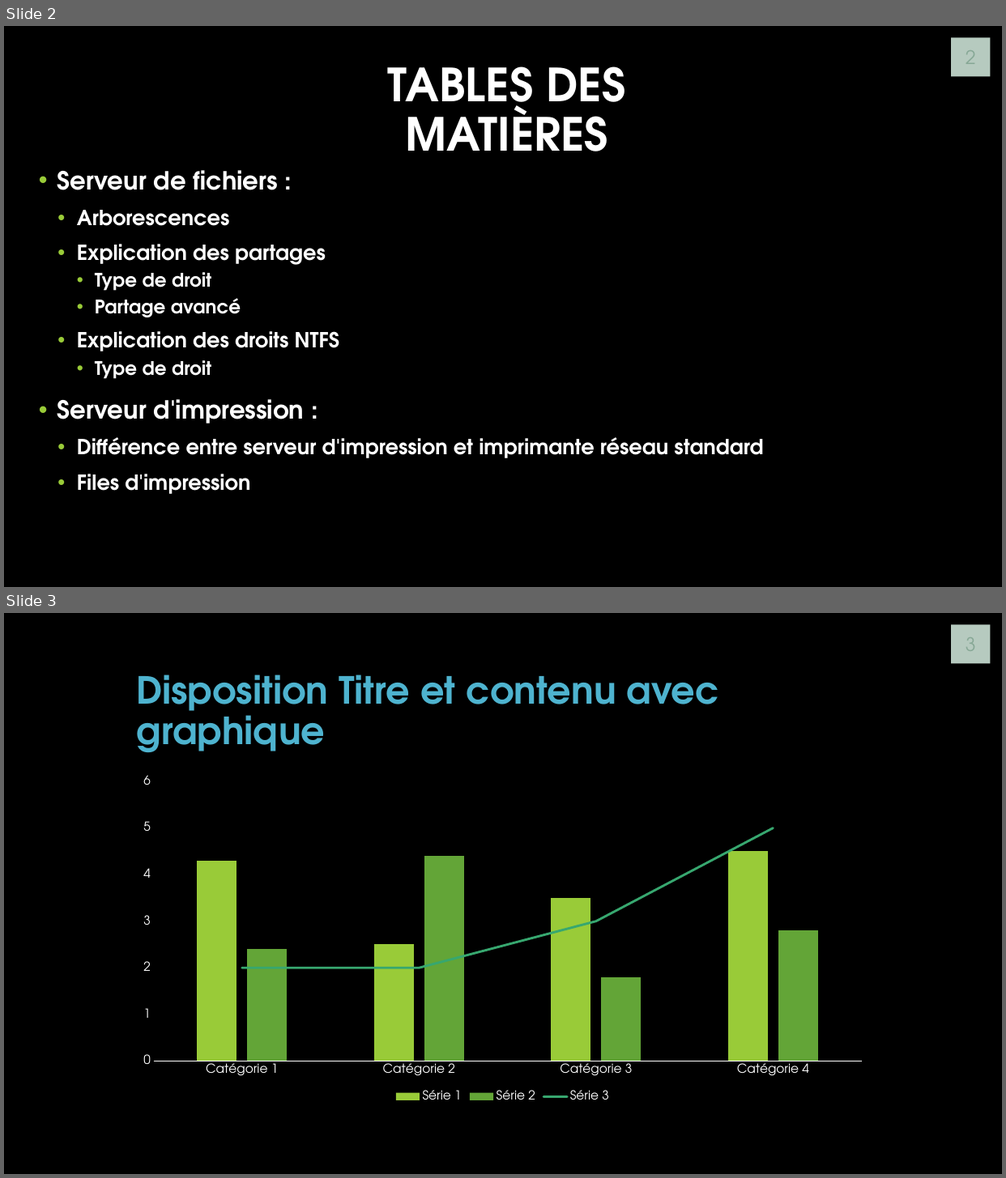
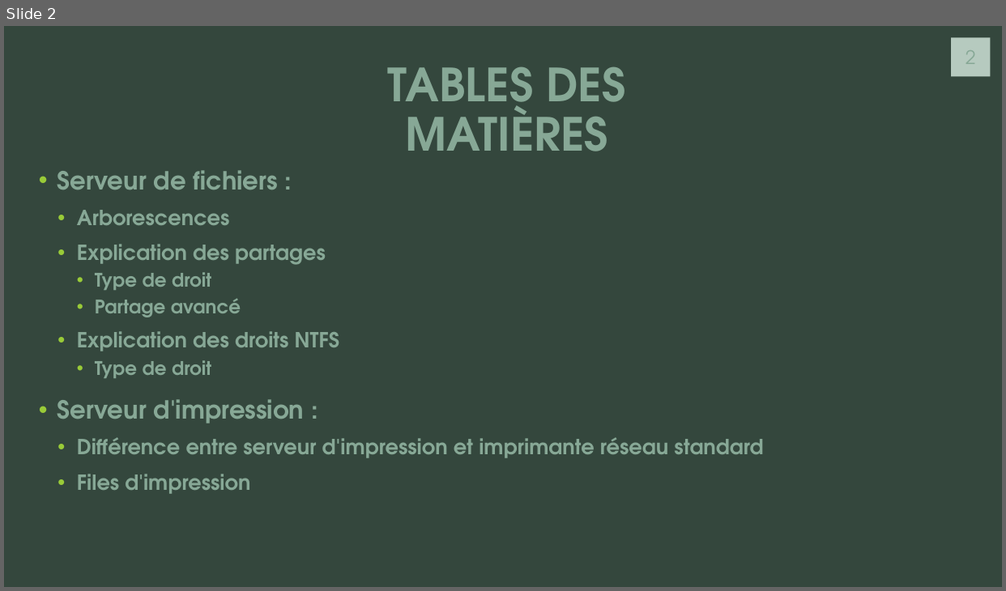
Before and after one commit to J0rg321/Serveur_Fichiers_ICT-123, a slide deck: SERVEUR ET FICHIERS D’IMPRESSION.pptx. Shown one above the other, each under a label of ours: slides 2 and 3 before the commit, slide 2 after it. The pictures are 1006x1178 and 1006x591 pixels, drawn with LibreOffice and Linux fonts; fonts in the diff are those of the drawing; background and template pictures are left out. Boxes give left, top, right and bottom in pixels: in the first picture for what was removed or moved away, otherwise in the second. Text is boxed around its words. In the diff, an @@ line names an element or a change of style, - is before the commit and + after.

```diff
--- a/SERVEUR ET FICHIERS D’IMPRESSION.pptx
+++ b/SERVEUR ET FICHIERS D’IMPRESSION.pptx
@@ slide 3 removed at box(4, 613, 1002, 1174), background picture (left out); not listed: 1 template element that a slide beside it also shows @@
@@ title removed at box(136, 675, 719, 752) @@
-Disposition Titre et contenu avec graphique
@@ column chart removed at box(128, 769, 876, 1105) @@
-categories: Catégorie 1, Catégorie 2, Catégorie 3, Catégorie 4
-Série 1: 4.3, 2.5, 3.5, 4.5
-Série 2: 2.4, 4.4, 1.8, 2.8
-Série 3: 2, 2, 3, 5
@@ slide 2 changed as well @@
@@ background picture (left out) to #34473D @@
@@ title "TABLES DES MATIÈRES" at box(388, 66, 625, 152): text colour #FFFFFF to #87A896 @@
@@ text "Serveur de fichiers :" at box(57, 170, 763, 494): text colour #FFFFFF to #87A896 @@
```
Also in this commit, not shown: 1 other slide changed, 6 slides added, 2 other slides removed.
